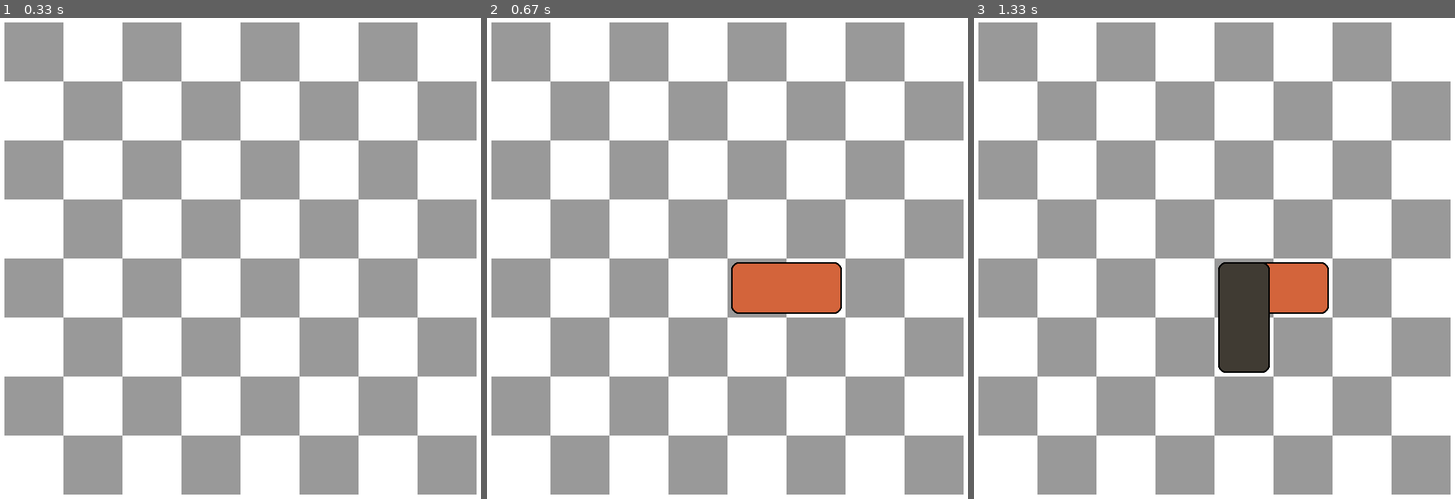
Above: before the commit, frames 1-3 (left to right).
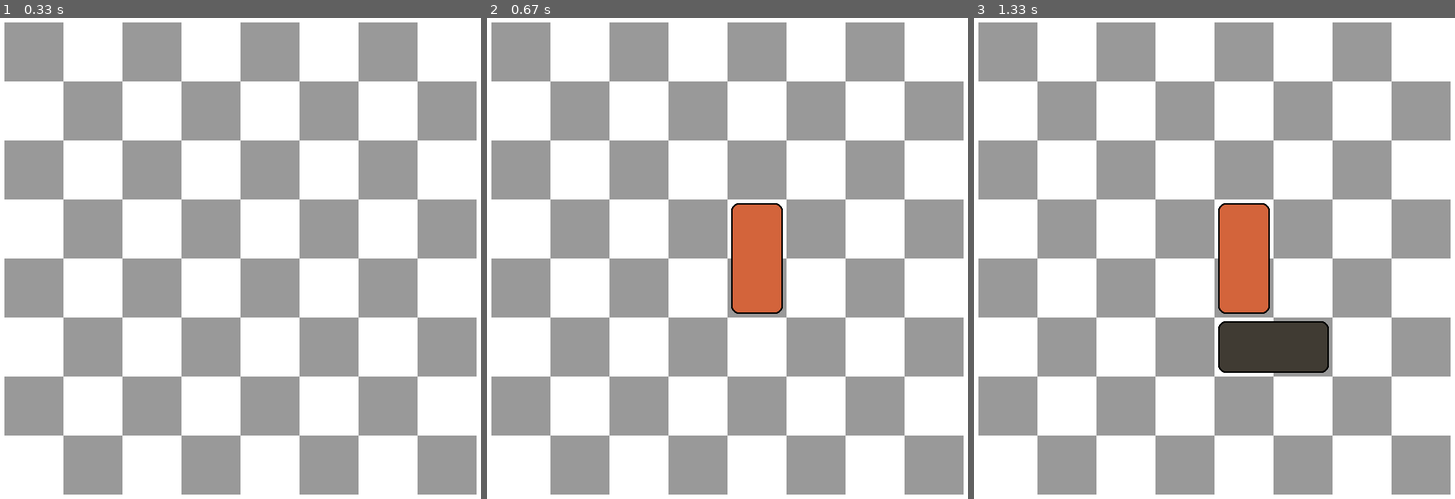
Above: after the commit, the same moments.

Repository: djoleant/Domineering
Game: pygame game, started from pygame_proba.py
The game is run twice, just before and just after one commit, with the same random seed, the same clock (stepped at 60 frames per second) and the same inputs.
Inputs (mouse positions are in pixels of both pictures, inside the frame that each line leads up to):
- Up to frame 1 (0.33 s): no input
- Up to frame 2 (0.67 s): click (751, 282) at 0.38 s
- Up to frame 3 (1.33 s): click (1238, 321) at 0.72 s

Frame 1 is identical in both runs. In frame 2, 2.7% of the frame differs, in the area x 50-74%, y 38-62%; in frame 3, 5.3%, in the area x 50-74%, y 38-74%.

Commit message:
GUI and game logic connection

Diff:
--- a/Domineering.py
+++ b/Domineering.py
@@ -187,5 +187,5 @@
             print("Winner is " + win)
             break
 
-
-test()
+if __name__=="__main__":
+    test()
--- a/pygame_proba.py
+++ b/pygame_proba.py
@@ -1,10 +1,15 @@
 # Importing pygame module
 import pygame
 from pygame.locals import *
+from Domineering import *
+
+
+# TODO: winner check, valid move check, numbers and letters
 
 # initiate pygame and give permission
 # to use pygame's functionality.
 pygame.init()
+initialize(8, 8, HUMAN)
 
 # create the display surface object
 # of specific dimension.
@@ -25,7 +30,7 @@
             255, 255, 255), [OFFSET+i*SIZE, OFFSET+j*SIZE, SIZE, SIZE])
         is_black = not is_black
 
-scale_x, scale_y = 1, 2
+scale_x, scale_y = 2, 1
 color1, color2 = (211, 100, 59), (64, 59, 51)
 
 # Creating a variable which we will use
@@ -54,8 +59,12 @@
                              ((position[0]-OFFSET)//SIZE)*SIZE+5+OFFSET, ((position[1]-OFFSET)//SIZE-scale_x+1)*SIZE+5+OFFSET, SIZE*scale_y-10, SIZE*scale_x-10], 2, 10)
             scale_x, scale_y = scale_y, scale_x
             color1, color2 = color2, color1
-
-
+            play_move((position[0]-OFFSET)//SIZE, (position[1]-OFFSET)//SIZE)
+            print_board()
+            win = check_winner()
+            if win != "N":
+                print("\n")
+                print("Winner is " + win)
 
     # Draws the surface object to the screen.
     pygame.display.update()
